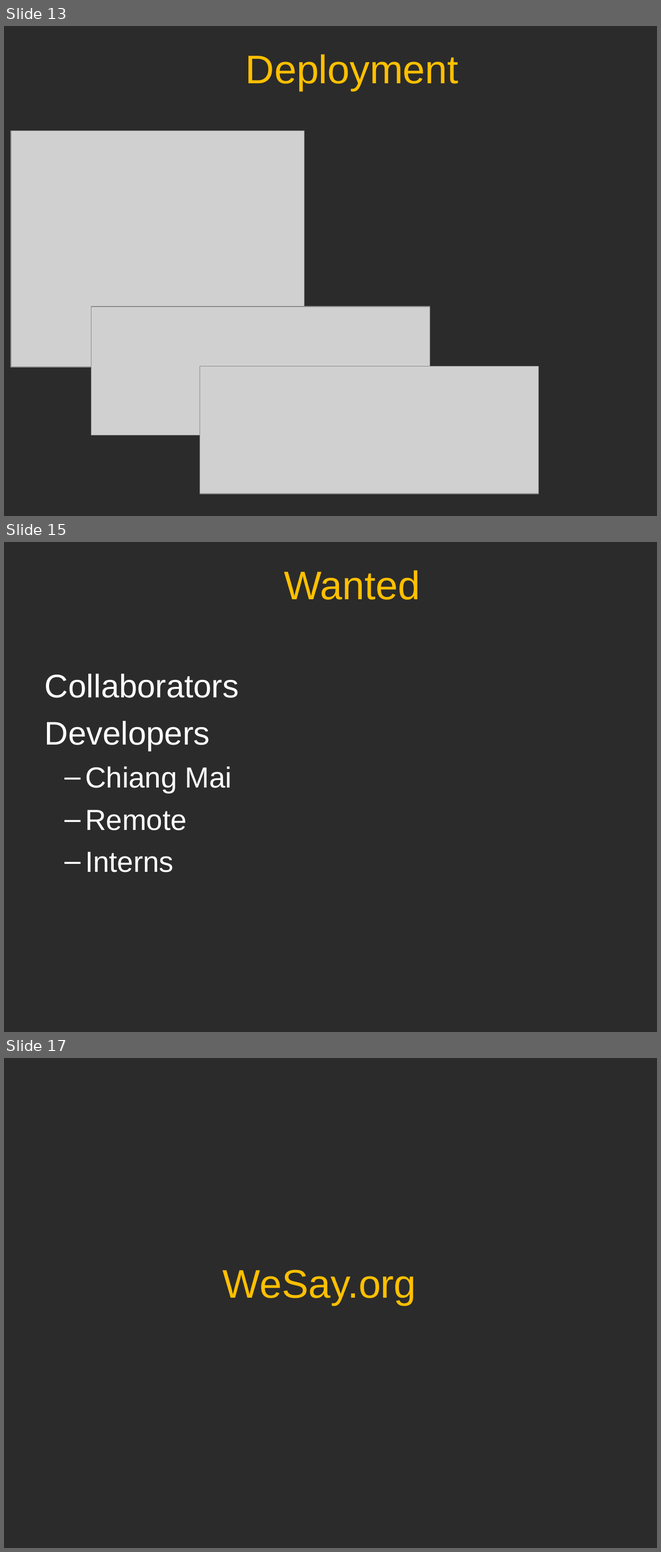
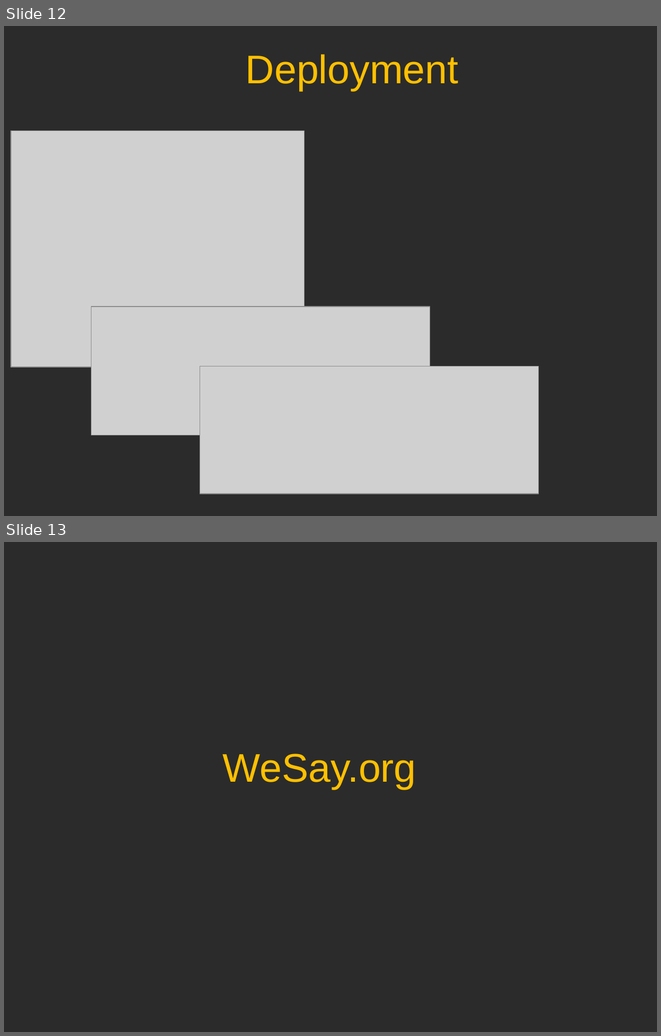
Before and after one commit to sillsdev/wesay, a slide deck: Presentations/CTC2006/V1.ppt. Shown one above the other, each under a label of ours: slides 13, 15 and 17 before the commit, slides 12 and 13 after it; the slides between them are not shown. The pictures are 661x1552 and 661x1036 pixels, drawn with LibreOffice and Linux fonts; fonts in the diff are those of the drawing; grey boxes stand for pictures; background and template pictures are left out; a plain dark background stands for a picture behind light text. Boxes give left, top, right and bottom in pixels: in the first picture for what was removed or moved away, otherwise in the second. Text is boxed around its words. In the diff, an @@ line names an element or a change of style, - is before the commit and + after.

```diff
--- a/Presentations/CTC2006/V1.ppt
+++ b/Presentations/CTC2006/V1.ppt
@@ slide 15 removed at bbox=[4, 542, 657, 1032], background picture (left out) @@
@@ title removed at bbox=[284, 570, 420, 600] @@
-Wanted
@@ text removed at bbox=[45, 673, 239, 872] @@
-  Collaborators
-  Developers
-  – Chiang Mai
-  – Remote
-  – Interns
@@ what was slide 13 is now slide 12 @@
@@ what was slide 17 is now slide 13 @@
```
Also in this commit, not shown: 2 slides changed, 3 other slides removed, 1 other file.
